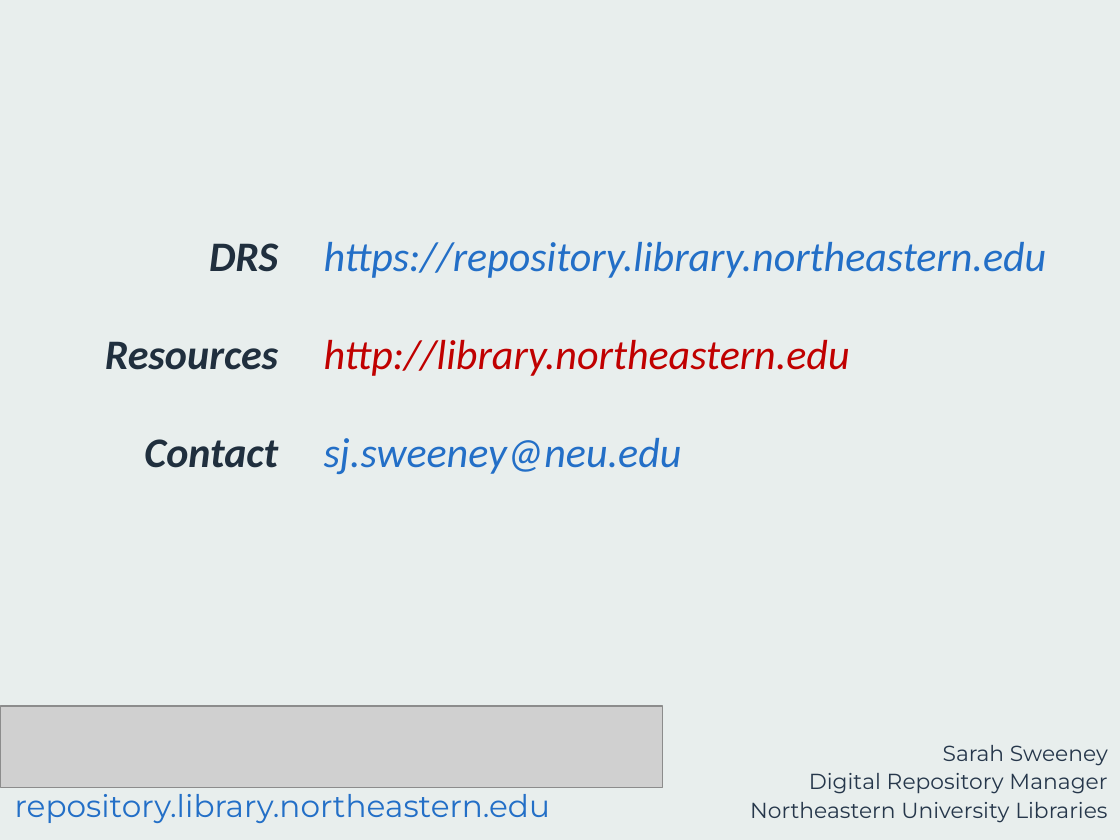
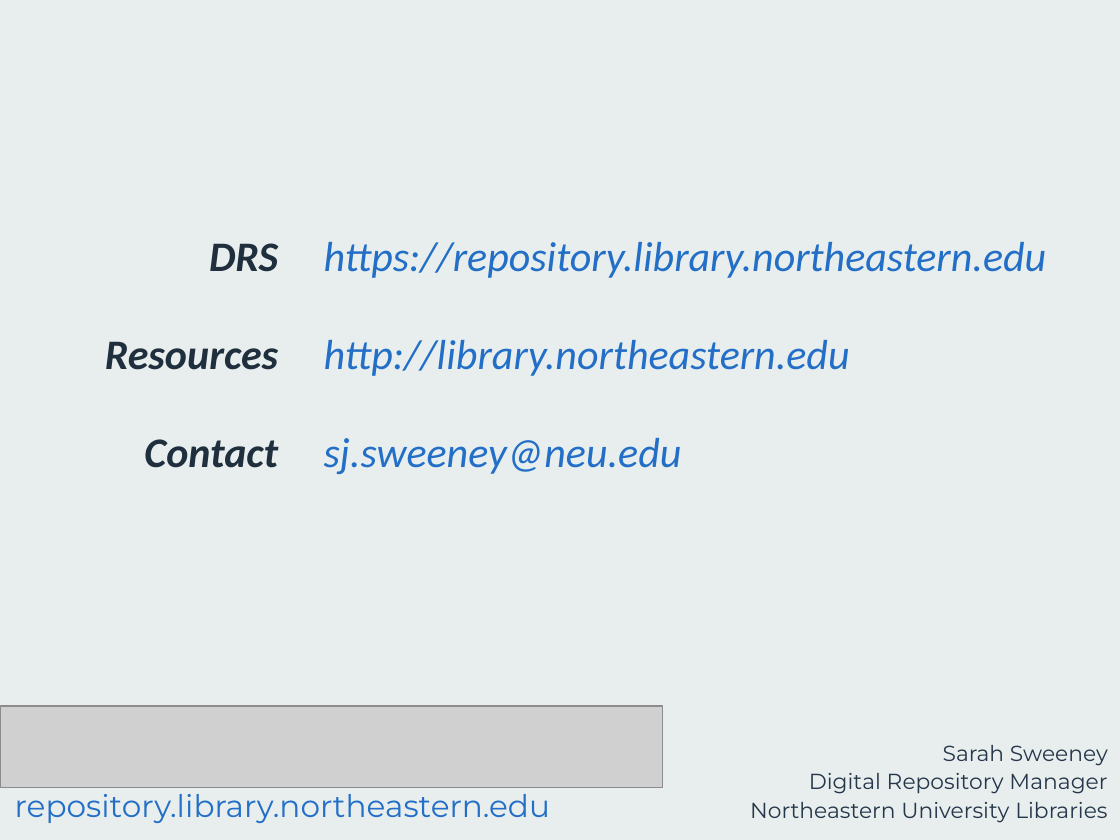
Before and after one commit to sarahjeansweeney/various_files, a slide deck: slide 6 of Presentations/Open Repositories 2016/Digital Stewardship/DigitalStewardship.pptx (slide 3 before the commit). Drawn at 1120x840 pixels with LibreOffice and Linux fonts; fonts in the diff are those of the drawing; grey boxes stand for pictures. Boxes give left, top, right and bottom in pixels: in the first picture for what was removed or moved away, otherwise in the second. Text is boxed around its words. In the diff, an @@ line names an element or a change of style, - is before the commit and + after.

Commit message:
Small tweaks to PPT

```diff
--- a/Presentations/Open Repositories 2016/Digital Stewardship/DigitalStewardship.pptx
+++ b/Presentations/Open Repositories 2016/Digital Stewardship/DigitalStewardship.pptx
@@ text at box(324, 340, 850, 376): text colour #C00000 to #236FC7 in "http://library.northeastern.edu" @@
```
Also in this commit, not shown: 4 slides added, 1 other file.
